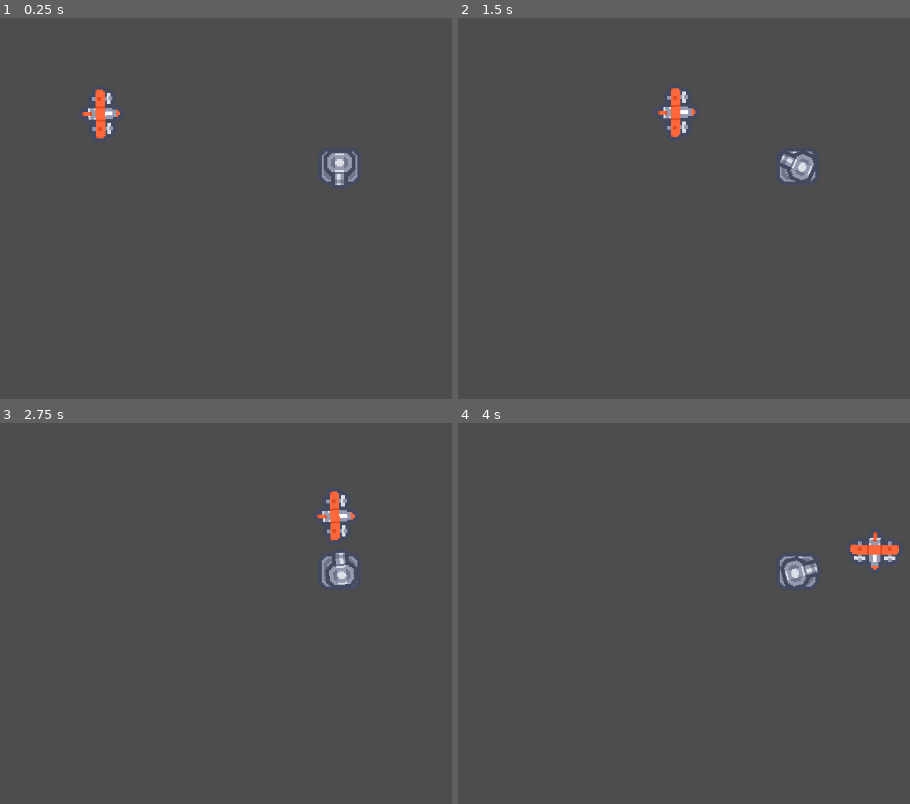
Above: before the commit, frames 1-4 (two rows, left to right).
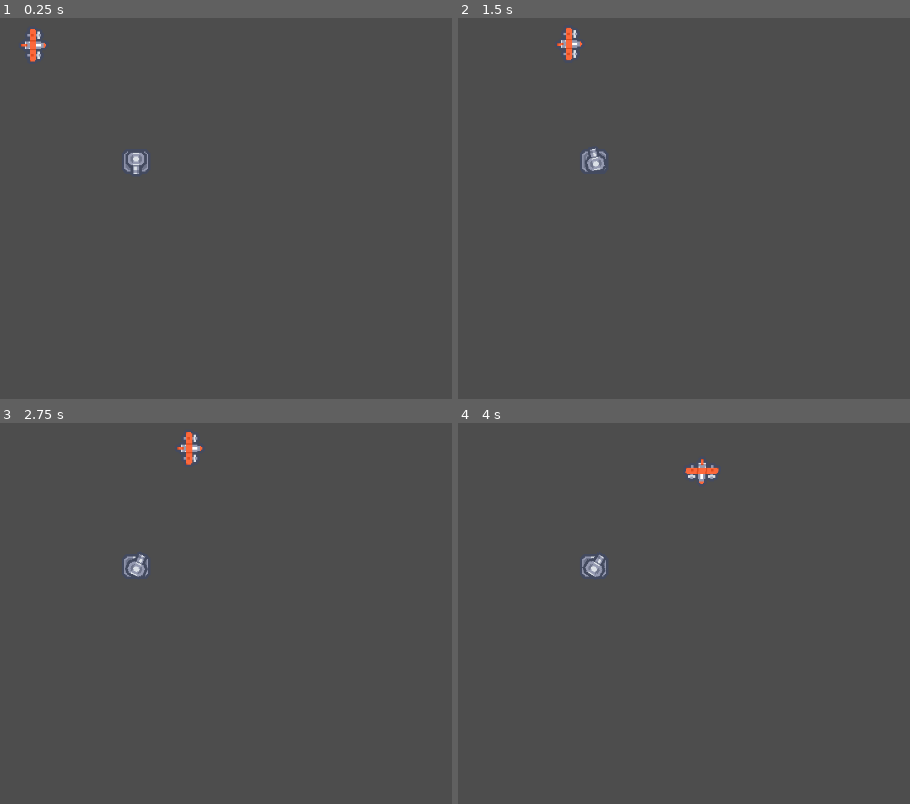
Above: after the commit, the same moments.

Repository: hungntth/Tower-Defense-Game
Game: Godot game, scene res://scenes/levels/level.tscn
Two runs of this game, one before a commit and one after it. Both use one fixed random seed, a clock stepped at 60 frames per second and the inputs below.
Inputs:
- Up to frame 1 (0.25 s): no input
- Up to frame 2 (1.5 s): no input
- Up to frame 3 (2.75 s): no input
- Up to frame 4 (4 s): no input

The runs differ from the first frame. In frame 1, 1.5% of the frame differs, in the area x 4-80%, y 2-45%; in frame 2, 1.4%; in frame 3, 1.5%, in the area x 27-80%, y 2-44%; in frame 4, 1.5%.

Commit message:
add bullet

Diff:
--- /dev/null
+++ b/scenes/bullets/bullet.gd
@@ -0,0 +1,12 @@
+extends Area2D
+
+var direction: Vector2
+var speed :=600
+
+func setup(pos, angle, bullet_enum):
+	position = pos
+	direction = Vector2.DOWN.rotated(angle)
+	rotation = angle
+
+func _process(delta:float) -> void:
+	position += direction * speed * delta
--- /dev/null
+++ b/scenes/bullets/bullet.tscn
@@ -0,0 +1,17 @@
+[gd_scene load_steps=4 format=3 uid="uid://bha00buf58wfv"]
+
+[ext_resource type="Texture2D" uid="uid://1xv3l3o87o12" path="res://graphics/bullets/default.png" id="1_2flq5"]
+[ext_resource type="Script" uid="uid://begsllv2ogcen" path="res://scenes/bullets/bullet.gd" id="1_5f1na"]
+
+[sub_resource type="RectangleShape2D" id="RectangleShape2D_5f1na"]
+size = Vector2(6, 14)
+
+[node name="Bullet" type="Area2D"]
+collision_layer = 2
+script = ExtResource("1_5f1na")
+
+[node name="Sprite2D" type="Sprite2D" parent="."]
+texture = ExtResource("1_2flq5")
+
+[node name="CollisionShape2D" type="CollisionShape2D" parent="."]
+shape = SubResource("RectangleShape2D_5f1na")
--- /dev/null
+++ b/scenes/enemies/enemy.tscn
@@ -0,0 +1,19 @@
+[gd_scene load_steps=4 format=3 uid="uid://d357fbqh1fj2c"]
+
+[ext_resource type="Script" uid="uid://bi7lx5rbnw1pa" path="res://scenes/levels/enemy.gd" id="1_8e3ao"]
+[ext_resource type="Texture2D" uid="uid://clu7qu7aec5hv" path="res://graphics/Ships/ship_0001.png" id="2_38ino"]
+
+[sub_resource type="CircleShape2D" id="CircleShape2D_y1qmp"]
+
+[node name="Enemy" type="Area2D"]
+collision_mask = 2
+script = ExtResource("1_8e3ao")
+
+[node name="Sprite2D" type="Sprite2D" parent="."]
+rotation = 1.5707964
+texture = ExtResource("2_38ino")
+
+[node name="CollisionShape2D" type="CollisionShape2D" parent="."]
+shape = SubResource("CircleShape2D_y1qmp")
+
+[connection signal="area_entered" from="." to="." method="_on_area_entered"]
--- a/scenes/levels/enemy.gd
+++ b/scenes/levels/enemy.gd
@@ -13,3 +13,7 @@
 	if path_follow.progress_ratio >= 0.99:
 		print('damage')
 		queue_free()
+
+
+func _on_area_entered(bullet: Area2D) -> void:
+	bullet.queue_free()
--- a/scenes/levels/enemy.tscn
+++ /dev/null
@@ -1,17 +0,0 @@
-[gd_scene load_steps=4 format=3 uid="uid://cbdio387pgmaj"]
-
-[ext_resource type="Texture2D" uid="uid://clu7qu7aec5hv" path="res://graphics/Ships/ship_0001.png" id="1_llyn4"]
-[ext_resource type="Script" uid="uid://bi7lx5rbnw1pa" path="res://scenes/levels/enemy.gd" id="1_y1qmp"]
-
-[sub_resource type="CircleShape2D" id="CircleShape2D_y1qmp"]
-
-[node name="Enemy" type="Area2D"]
-collision_mask = 2
-script = ExtResource("1_y1qmp")
-
-[node name="Sprite2D" type="Sprite2D" parent="."]
-rotation = 1.5707964
-texture = ExtResource("1_llyn4")
-
-[node name="CollisionShape2D" type="CollisionShape2D" parent="."]
-shape = SubResource("CircleShape2D_y1qmp")
--- a/scenes/levels/level.gd
+++ b/scenes/levels/level.gd
@@ -1,7 +1,8 @@
 extends Node2D
 
 
-var enemy_scene = preload("res://scenes/levels/enemy.tscn")
+var enemy_scene = preload("res://scenes/enemies/enemy.tscn")
+var bullet_scene = preload("res://scenes/bullets/bullet.tscn")
 
 # Called when the node enters the scene tree for the first time.
 func _ready() -> void:
@@ -11,3 +12,9 @@
 
 	path_follow.add_child(enemy)
 	$Path2D.add_child(path_follow)
+	$Towers/TowerBasic.connect('shoot', create_bullet)
+
+func create_bullet(pos: Vector2, angle: float, bullet_enum: Data.Bullet):
+	var bullet = bullet_scene.instantiate()
+	bullet.setup(pos, angle, bullet_enum)
+	$Bullets.add_child(bullet)
--- a/scenes/levels/level.tscn
+++ b/scenes/levels/level.tscn
@@ -16,12 +16,13 @@
 position = Vector2(-224, -252)
 curve = SubResource("Curve2D_ftxyw")
 
-[node name="Node2D" type="Node2D" parent="."]
-position = Vector2(45, -65)
+[node name="Towers" type="Node2D" parent="."]
 
-[node name="TowerBasic" parent="Node2D" instance=ExtResource("3_xb4v1")]
+[node name="TowerBasic" parent="Towers" instance=ExtResource("3_xb4v1")]
 position = Vector2(277, 286)
 
 [node name="Camera2D" type="Camera2D" parent="."]
-position = Vector2(326, 225)
-zoom = Vector2(3, 3)
+position = Vector2(446, 296)
+zoom = Vector2(2, 2)
+
+[node name="Bullets" type="Node2D" parent="."]
--- a/scenes/towers/tower.gd
+++ b/scenes/towers/tower.gd
@@ -1,6 +1,8 @@
 class_name Tower extends Node2D
 
 var enemies: Array
+@warning_ignore("unused_signal")
+signal shoot(pos: Vector2, direction: float, bullet_enum: Data.Bullet)
 
 # Called every frame. 'delta' is the elapsed time since the previous frame.
 func _process(delta: float) -> void:
--- a/scenes/towers/tower.tscn
+++ b/scenes/towers/tower.tscn
@@ -1,6 +1,8 @@
-[gd_scene load_steps=2 format=3 uid="uid://to6d1j5dni6t"]
+[gd_scene load_steps=3 format=3 uid="uid://to6d1j5dni6t"]
 
 [ext_resource type="Script" uid="uid://chj2n7vcsapr2" path="res://scenes/towers/tower.gd" id="1_by3tn"]
+
+[sub_resource type="CircleShape2D" id="CircleShape2D_by3tn"]
 
 [node name="Tower" type="Node2D"]
 script = ExtResource("1_by3tn")
@@ -13,6 +15,10 @@
 collision_layer = 0
 
 [node name="CollisionShape2D" type="CollisionShape2D" parent="EnemyDetectionArea"]
+shape = SubResource("CircleShape2D_by3tn")
+
+[node name="ReloadTimer" type="Timer" parent="."]
+autostart = true
 
 [connection signal="area_entered" from="EnemyDetectionArea" to="." method="_on_enemy_detection_area_area_entered"]
 [connection signal="area_exited" from="EnemyDetectionArea" to="." method="_on_enemy_detection_area_area_exited"]
--- a/scenes/towers/tower_basic.gd
+++ b/scenes/towers/tower_basic.gd
@@ -6,3 +6,9 @@
 	if enemies.size() > 0:
 		$Turret.look_at(enemies[0].global_position)
 		$Turret.rotation -= PI/2
+
+
+func _on_reload_timer_timeout() -> void:
+	if enemies:
+		var dir = Vector2.DOWN.rotated($Turret.rotation).normalized()
+		shoot.emit(position + dir * 5, $Turret.rotation, Data.Bullet.SINGLE)
--- a/scenes/towers/tower_basic.tscn
+++ b/scenes/towers/tower_basic.tscn
@@ -20,3 +20,5 @@
 
 [node name="CollisionShape2D" parent="EnemyDetectionArea" index="0"]
 shape = SubResource("CircleShape2D_iqfda")
+
+[connection signal="timeout" from="ReloadTimer" to="." method="_on_reload_timer_timeout"]
Binary file added: graphics/bullets/big.png
Not shown, added: graphics/bullets/big.png.import
Binary file added: graphics/bullets/bomb.png
Not shown, added: graphics/bullets/bomb.png.import
Binary file added: graphics/bullets/default.png
Not shown, added: graphics/bullets/default.png.import
Not shown, added: scenes/bullets/bullet.gd.uid
